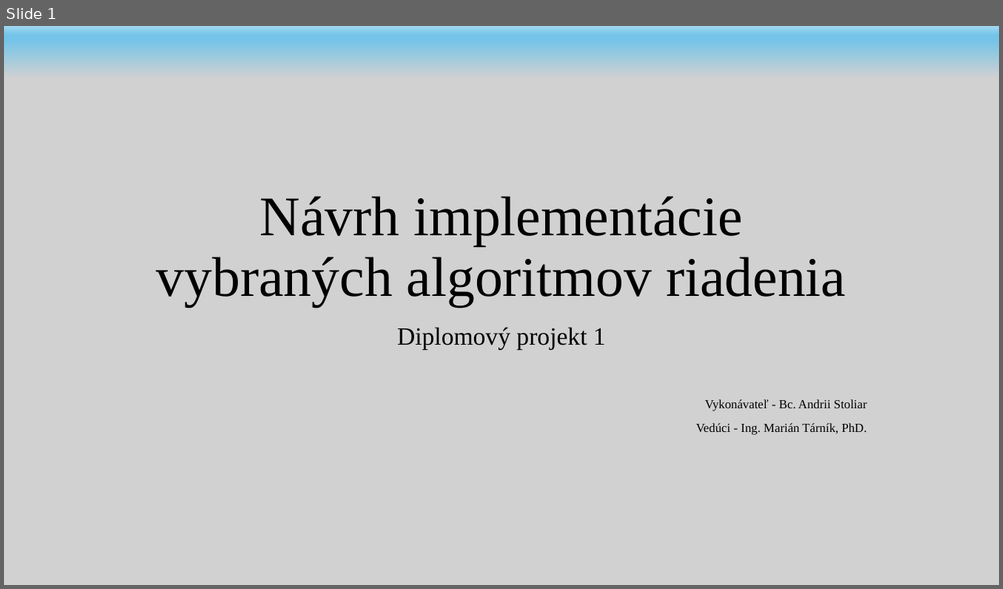
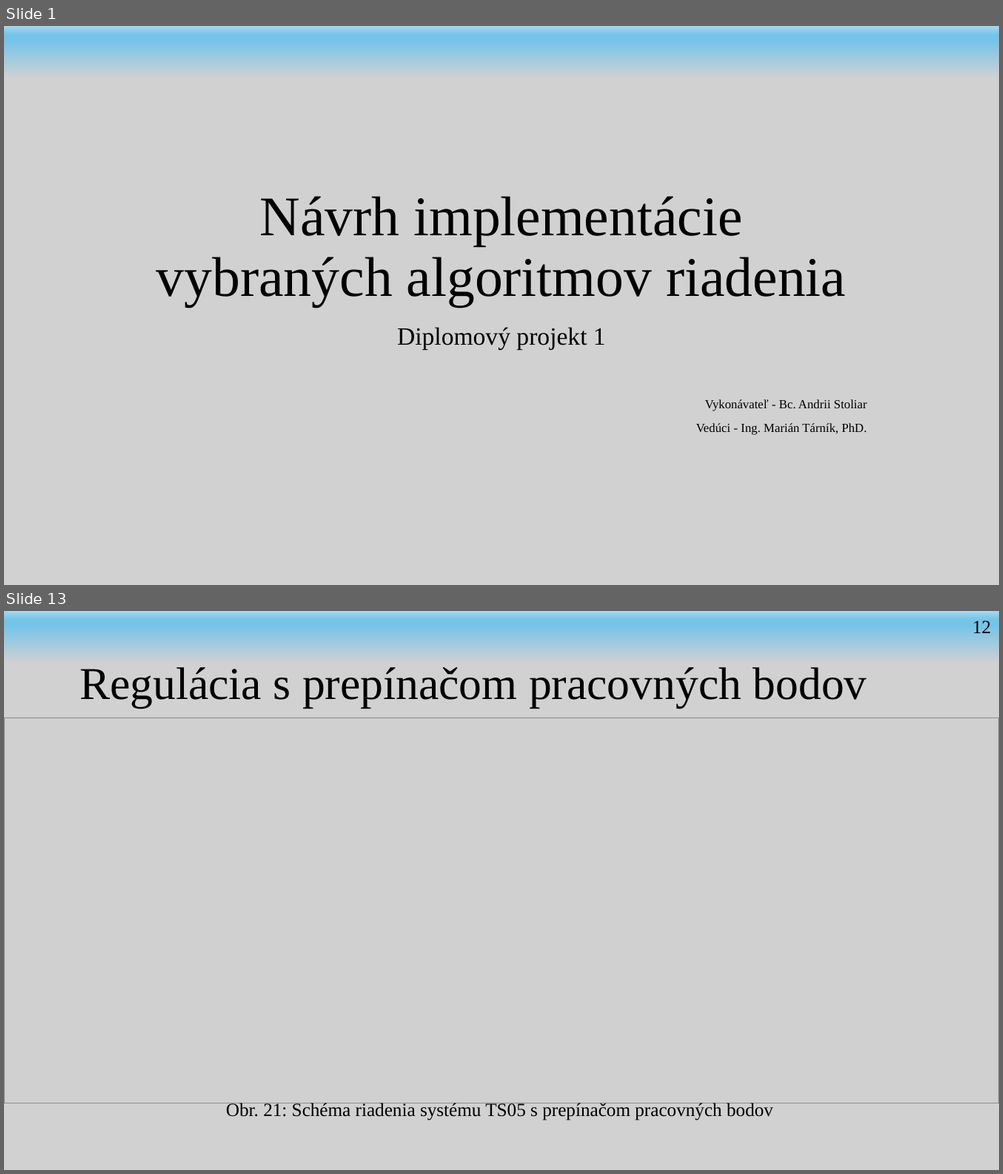
Before and after one commit to andrii-stoliar/DP-Stoliar, a slide deck: Prez/DP1-prez.potx. Shown one above the other, each under a label of ours: slide 1 before the commit, slides 1 and 13 after it; the slides between them are not shown. The pictures are 1003x589 and 1003x1174 pixels, drawn with LibreOffice and Linux fonts; fonts in the diff are those of the drawing; grey boxes stand for pictures; background and template pictures are left out. Boxes give left, top, right and bottom in pixels: in the first picture for what was removed or moved away, otherwise in the second. Text is boxed around its words. In the diff, an @@ line names an element or a change of style, - is before the commit and + after.

```diff
--- a/Prez/DP1-prez.potx
+++ b/Prez/DP1-prez.potx
@@ slide 13 added at (4, 611, 999, 1170), background #D1D1D1; not listed: 1 template element that a slide beside it also shows @@
@@ text added at (972, 621, 990, 633), 18 pt, text #000000 @@
+12
@@ text added at (79, 667, 867, 708), 44 pt, text #000000 @@
+Regulácia s prepínačom pracovných bodov
@@ picture added at (4, 718, 999, 1103) @@
@@ text added at (226, 1103, 773, 1121), 18 pt, text #000000 @@
+Obr. 21: Schéma riadenia systému TS05 s prepínačom pracovných bodov
```
Also in this commit, not shown: 2 slides changed, 10 other slides added, 1 slide removed, 27 other files.
